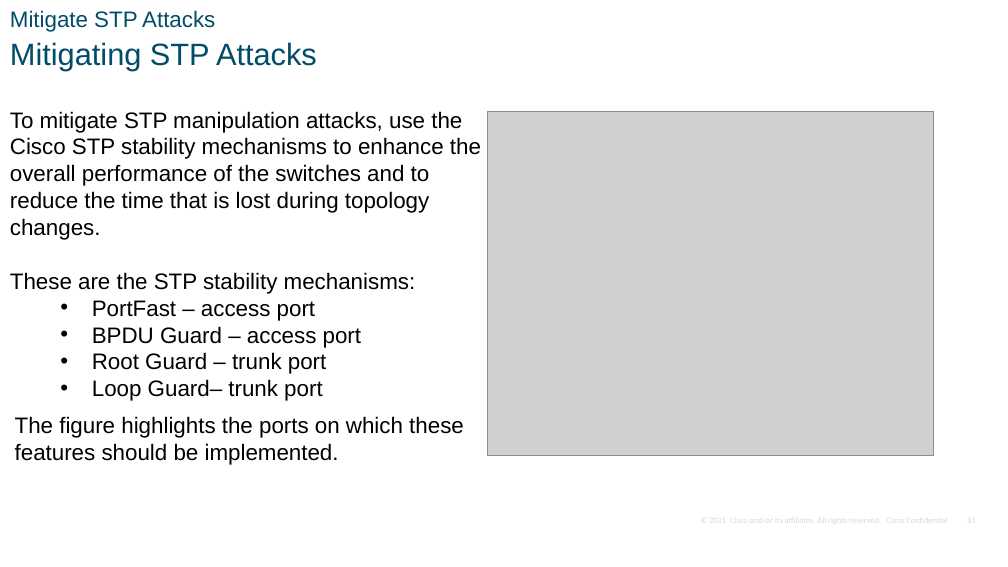
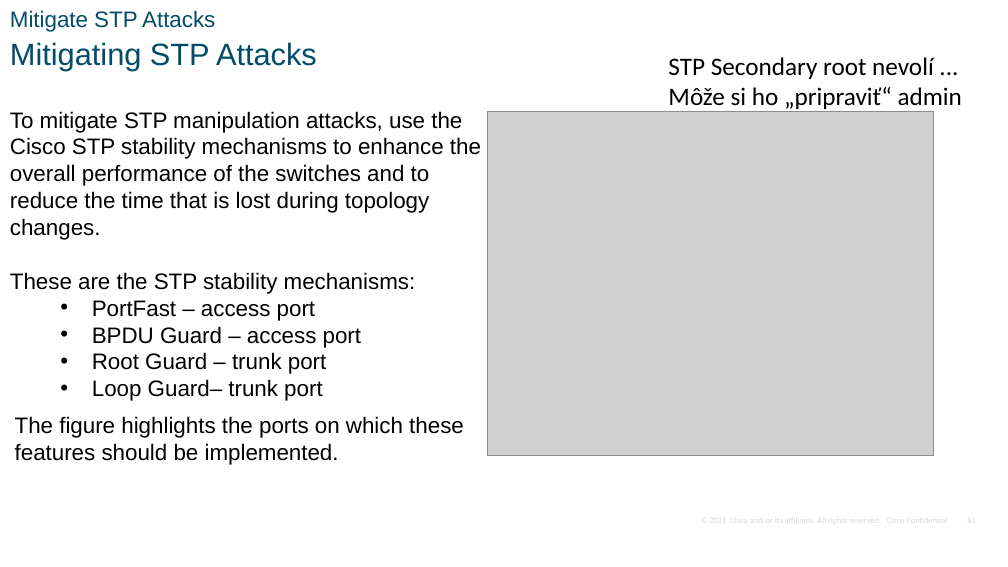
Before and after one commit to jb23lm87/NS, a slide deck: slide 61 of NS - Module 14.pptx. Drawn at 1008x567 pixels with LibreOffice and Linux fonts; fonts in the diff are those of the drawing; grey boxes stand for pictures; background and template pictures are left out. Boxes give left, top, right and bottom in pixels: in the first picture for what was removed or moved away, otherwise in the second. Text is boxed around its words. In the diff, an @@ line names an element or a change of style, - is before the commit and + after.

```diff
--- a/NS - Module 14.pptx
+++ b/NS - Module 14.pptx
@@ text added at box(668, 57, 962, 109), 18 pt, text #000000 @@
+STP Secondary root nevolí ... Môže si ho „pripraviť“ admin
```
Also in this commit, not shown: 1 other slide changed.
